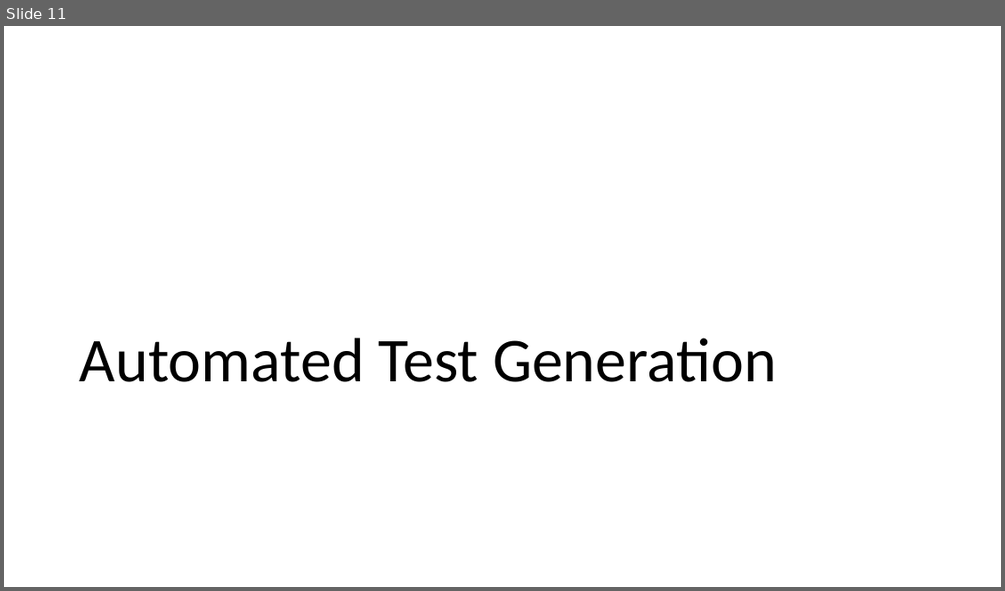
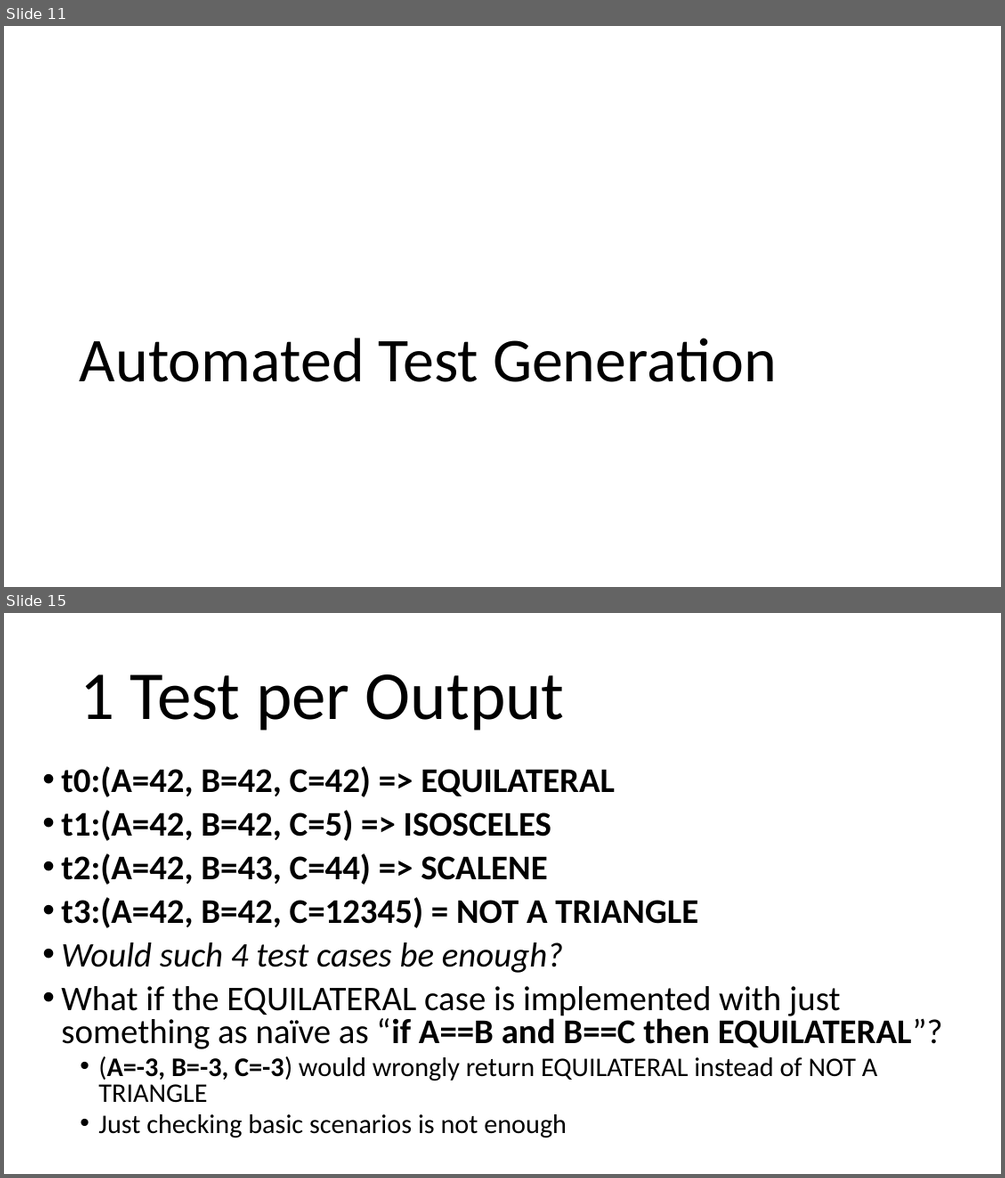
Before and after one commit to arcuri82/testing_security_development_enterprise_systems, a slide deck: doc/advanced/slides/lesson_06.pptx. Shown one above the other, each under a label of ours: slide 11 before the commit, slides 11 and 15 after it; the slides between them are not shown. The pictures are 1005x591 and 1005x1178 pixels, drawn with LibreOffice and Linux fonts; fonts in the diff are those of the drawing. Boxes give left, top, right and bottom in pixels: in the first picture for what was removed or moved away, otherwise in the second. Text is boxed around its words. In the diff, an @@ line names an element or a change of style, - is before the commit and + after.

```diff
--- a/doc/advanced/slides/lesson_06.pptx
+++ b/doc/advanced/slides/lesson_06.pptx
@@ slide 15 added at box(4, 613, 1001, 1174), background #FFFFFF @@
@@ title added at box(80, 674, 565, 730), 66 pt, text #000000 @@
+1 Test per Output
@@ text added at box(61, 766, 943, 1138), 33.3 pt, text #000000 @@
+• t0:(A=42, B=42, C=42) => EQUILATERAL
+• t1:(A=42, B=42, C=5) => ISOSCELES
+• t2:(A=42, B=43, C=44) => SCALENE
+• t3:(A=42, B=42, C=12345) = NOT A TRIANGLE
+• Would such 4 test cases be enough?
+• What if the EQUILATERAL case is implemented with just something as naïve as “if A==B and B==C then EQUILATERAL”?
+  • (A=-3, B=-3, C=-3) would wrongly return EQUILATERAL instead of NOT A TRIANGLE
+  • Just checking basic scenarios is not enough
```
Also in this commit, not shown: 1 slide changed, 23 other slides added, 1 slide removed, 7 other files.
